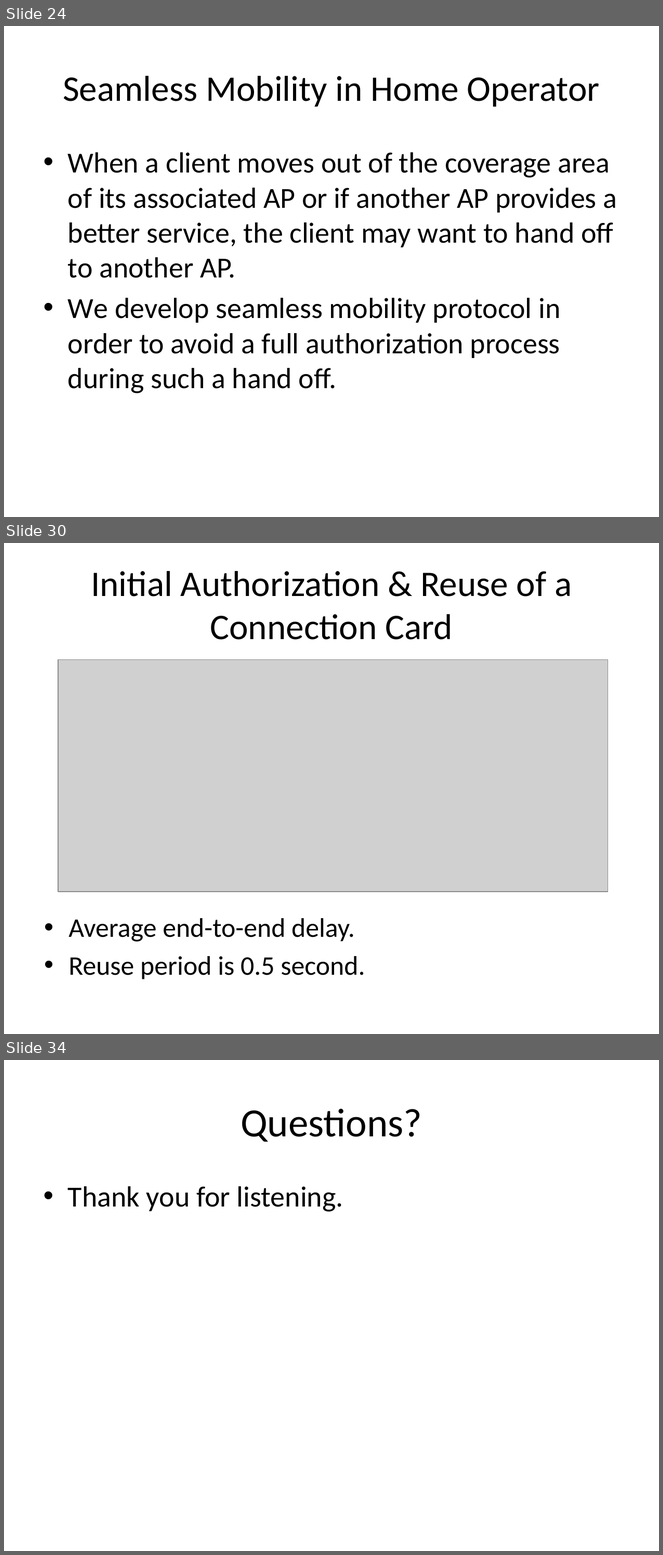
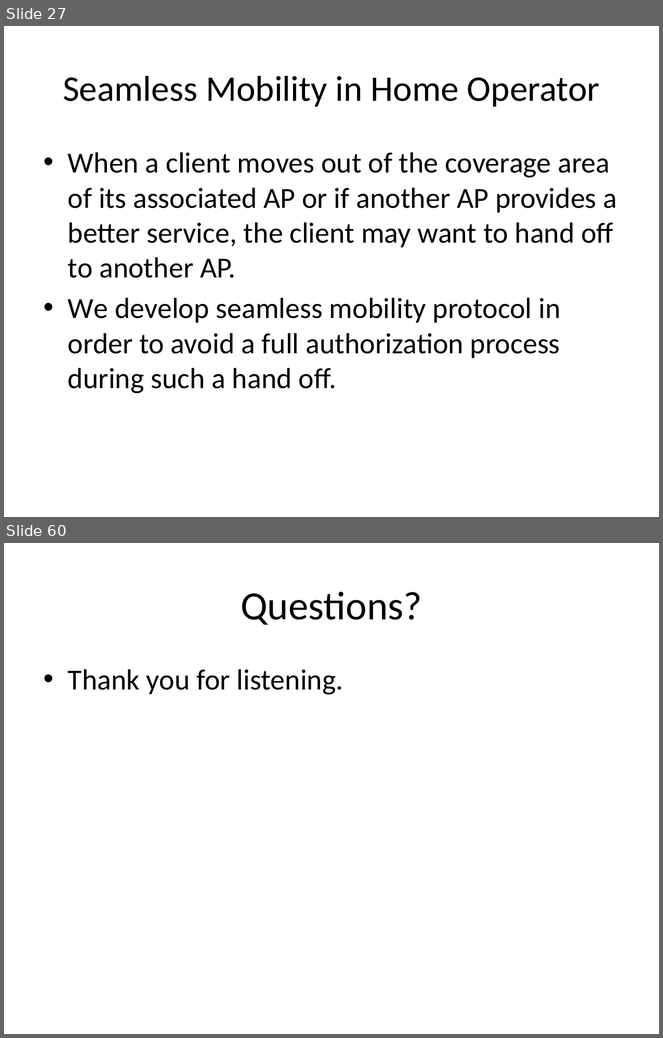
Before and after one commit to canleloglu/worddoc, a slide deck: sunumNew.pptx. Shown one above the other, each under a label of ours: slides 24, 30 and 34 before the commit, slides 27 and 60 after it; the slides between them are not shown. The pictures are 663x1555 and 663x1038 pixels, drawn with LibreOffice and Linux fonts; fonts in the diff are those of the drawing; grey boxes stand for pictures. Boxes give left, top, right and bottom in pixels: in the first picture for what was removed or moved away, otherwise in the second. Text is boxed around its words. In the diff, an @@ line names an element or a change of style, - is before the commit and + after.

```diff
--- a/sunumNew.pptx
+++ b/sunumNew.pptx
@@ slide 30 removed at bbox=[4, 543, 659, 1034], background #FFFFFF @@
@@ title removed at bbox=[91, 571, 572, 640] @@
-Initial Authorization & Reuse of a Connection Card
@@ picture removed at bbox=[59, 659, 608, 891] @@
@@ text removed at bbox=[68, 918, 365, 980] @@
-• Average end-to-end delay.
-• Reuse period is 0.5 second.
@@ what was slide 24 is now slide 27 @@
@@ what was slide 34 is now slide 60 @@
```
Also in this commit, not shown: 11 slides changed, 37 slides added, 10 other slides removed, 1 other file.
